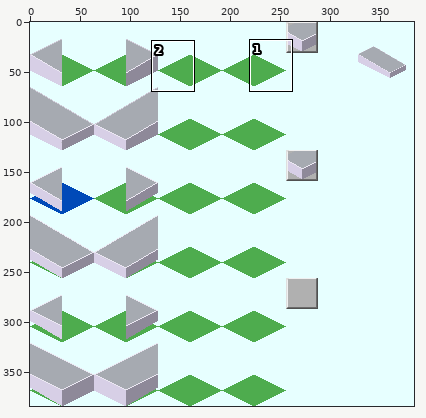
Two versions of one sprite sheet, Cublic/Join_Stair/Join_Stair_1-2-1.png. The first picture is a wide view before the edit; the outline marks the close-up.
Close-up. The starting point:
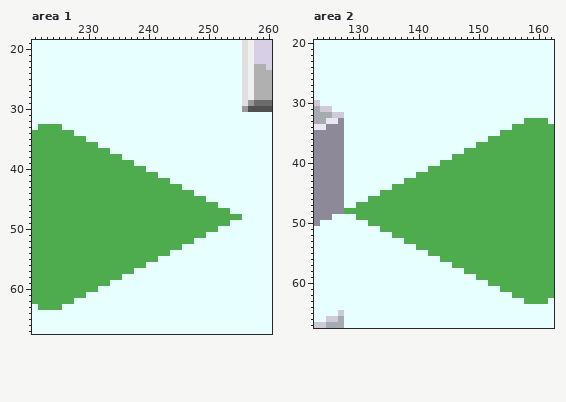
The file is 384x384 pixels. Shown: area 1: x 221..260, y 19..67; area 2: x 123..162, y 20..67. The commit also changed other parts of the picture, which this record leaves out.
Once edited:
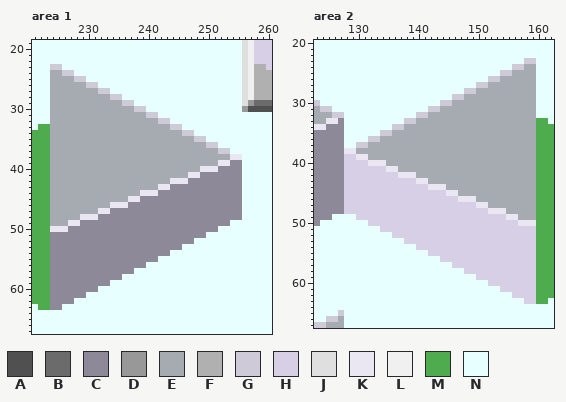
Palette (. is transparent): A #505050  B #6b6b6b  C #8e8999  D #989898  E #a6aab1  F #b0b0b0  G #cfcad7  H #d7cfe6  J #dfdfdf  K #ebe7f2  L #f0f0f0  M #4eac4e  N #e7ffff
From old to new:
Area 1:
y 23: x 224..225 NN -> GG
y 24: x 224..227 NNNN -> EEGG
y 25: x 224..229 NNNNNN -> EEEEGG
y 26: x 224..231 NNNNNNNN -> EEEEEEGG
y 27: x 224..233 NNNNNNNNNN -> EEEEEEEEGG
y 28: x 224..235 NNNNNNNNNNNN -> EEEEEEEEEEGG
y 29: x 224..237 NNNNNNNNNNNNNN -> EEEEEEEEEEEEGG
y 30: x 224..239 NNNNNNNNNNNNNNNN -> EEEEEEEEEEEEEEGG
y 31: x 224..241 NNNNNNNNNNNNNNNNNN -> EEEEEEEEEEEEEEEEGG
y 32: x 224..243 NNNNNNNNNNNNNNNNNNNN -> EEEEEEEEEEEEEEEEEEGG
y 33: x 224..245 MMNNNNNNNNNNNNNNNNNNNN -> EEEEEEEEEEEEEEEEEEEEGG
y 34: x 224..247 MMMMNNNNNNNNNNNNNNNNNNNN -> EEEEEEEEEEEEEEEEEEEEEEGG
y 35: x 224..249 MMMMMMNNNNNNNNNNNNNNNNNNNN -> EEEEEEEEEEEEEEEEEEEEEEEEGG
y 36: x 224..251 MMMMMMMMNNNNNNNNNNNNNNNNNNNN -> EEEEEEEEEEEEEEEEEEEEEEEEEEGG
y 37: x 224..253 MMMMMMMMMMNNNNNNNNNNNNNNNNNNNN -> EEEEEEEEEEEEEEEEEEEEEEEEEEEEGG
y 38: x 224..255 MMMMMMMMMMMMNNNNNNNNNNNNNNNNNNNN -> EEEEEEEEEEEEEEEEEEEEEEEEEEEEEEKK
y 39: x 224..255 MMMMMMMMMMMMMMNNNNNNNNNNNNNNNNNN -> EEEEEEEEEEEEEEEEEEEEEEEEEEEEKKCC
y 40: x 224..255 MMMMMMMMMMMMMMMMNNNNNNNNNNNNNNNN -> EEEEEEEEEEEEEEEEEEEEEEEEEKKKCCCC
y 41: x 224..255 MMMMMMMMMMMMMMMMMMNNNNNNNNNNNNNN -> EEEEEEEEEEEEEEEEEEEEEEEKKCCCCCCC
y 42: x 224..255 MMMMMMMMMMMMMMMMMMMMNNNNNNNNNNNN -> EEEEEEEEEEEEEEEEEEEEKKKCCCCCCCCC
y 43: x 224..255 MMMMMMMMMMMMMMMMMMMMMMNNNNNNNNNN -> EEEEEEEEEEEEEEEEEEKKCCCCCCCCCCCC
y 44: x 224..255 MMMMMMMMMMMMMMMMMMMMMMMMNNNNNNNN -> EEEEEEEEEEEEEEEKKKCCCCCCCCCCCCCC
y 45: x 224..255 MMMMMMMMMMMMMMMMMMMMMMMMMMNNNNNN -> EEEEEEEEEEEEEKKCCCCCCCCCCCCCCCCC
y 46: x 224..255 MMMMMMMMMMMMMMMMMMMMMMMMMMMMNNNN -> EEEEEEEEEEKKKCCCCCCCCCCCCCCCCCCC
y 47: x 224..255 MMMMMMMMMMMMMMMMMMMMMMMMMMMMMMNN -> EEEEEEEEKKCCCCCCCCCCCCCCCCCCCCCC
y 48: x 224..255 MMMMMMMMMMMMMMMMMMMMMMMMMMMMMMMM -> EEEEEKKKCCCCCCCCCCCCCCCCCCCCCCCC
y 49: x 224..253 MMMMMMMMMMMMMMMMMMMMMMMMMMMMMM -> EEEKKCCCCCCCCCCCCCCCCCCCCCCCCC
y 50: x 224..251 MMMMMMMMMMMMMMMMMMMMMMMMMMMM -> KKKCCCCCCCCCCCCCCCCCCCCCCCCC
y 51: x 224..249 MMMMMMMMMMMMMMMMMMMMMMMMMM -> CCCCCCCCCCCCCCCCCCCCCCCCCC
y 52: x 224..247 MMMMMMMMMMMMMMMMMMMMMMMM -> CCCCCCCCCCCCCCCCCCCCCCCC
y 53: x 224..245 MMMMMMMMMMMMMMMMMMMMMM -> CCCCCCCCCCCCCCCCCCCCCC
y 54: x 224..243 MMMMMMMMMMMMMMMMMMMM -> CCCCCCCCCCCCCCCCCCCC
y 55: x 224..241 MMMMMMMMMMMMMMMMMM -> CCCCCCCCCCCCCCCCCC
y 56: x 224..239 MMMMMMMMMMMMMMMM -> CCCCCCCCCCCCCCCC
y 57: x 224..237 MMMMMMMMMMMMMM -> CCCCCCCCCCCCCC
y 58: x 224..235 MMMMMMMMMMMM -> CCCCCCCCCCCC
y 59: x 224..233 MMMMMMMMMM -> CCCCCCCCCC
y 60: x 224..231 MMMMMMMM -> CCCCCCCC
y 61: x 224..229 MMMMMM -> CCCCCC
y 62: x 224..227 MMMM -> CCCC
y 63: x 224..225 MM -> CC
Area 2:
y 23: x 158..159 NN -> GG
y 24: x 156..159 NNNN -> GGEE
y 25: x 154..159 NNNNNN -> GGEEEE
y 26: x 152..159 NNNNNNNN -> GGEEEEEE
y 27: x 150..159 NNNNNNNNNN -> GGEEEEEEEE
y 28: x 148..159 NNNNNNNNNNNN -> GGEEEEEEEEEE
y 29: x 146..159 NNNNNNNNNNNNNN -> GGEEEEEEEEEEEE
y 30: x 144..159 NNNNNNNNNNNNNNNN -> GGEEEEEEEEEEEEEE
y 31: x 142..159 NNNNNNNNNNNNNNNNNN -> GGEEEEEEEEEEEEEEEE
y 32: x 140..159 NNNNNNNNNNNNNNNNNNNN -> GGEEEEEEEEEEEEEEEEEE
y 33: x 138..159 NNNNNNNNNNNNNNNNNNNNMM -> GGEEEEEEEEEEEEEEEEEEEE
y 34: x 136..159 NNNNNNNNNNNNNNNNNNNNMMMM -> GGEEEEEEEEEEEEEEEEEEEEEE
y 35: x 134..159 NNNNNNNNNNNNNNNNNNNNMMMMMM -> GGEEEEEEEEEEEEEEEEEEEEEEEE
y 36: x 132..159 NNNNNNNNNNNNNNNNNNNNMMMMMMMM -> GGEEEEEEEEEEEEEEEEEEEEEEEEEE
y 37: x 130..159 NNNNNNNNNNNNNNNNNNNNMMMMMMMMMM -> GGEEEEEEEEEEEEEEEEEEEEEEEEEEEE
y 38: x 128..159 NNNNNNNNNNNNNNNNNNNNMMMMMMMMMMMM -> KKEEEEEEEEEEEEEEEEEEEEEEEEEEEEEE
y 39: x 128..159 NNNNNNNNNNNNNNNNNNMMMMMMMMMMMMMM -> HHKKEEEEEEEEEEEEEEEEEEEEEEEEEEEE
y 40: x 128..159 NNNNNNNNNNNNNNNNMMMMMMMMMMMMMMMM -> HHHHKKKEEEEEEEEEEEEEEEEEEEEEEEEE
y 41: x 128..159 NNNNNNNNNNNNNNMMMMMMMMMMMMMMMMMM -> HHHHHHHKKEEEEEEEEEEEEEEEEEEEEEEE
y 42: x 128..159 NNNNNNNNNNNNMMMMMMMMMMMMMMMMMMMM -> HHHHHHHHHKKKEEEEEEEEEEEEEEEEEEEE
y 43: x 128..159 NNNNNNNNNNMMMMMMMMMMMMMMMMMMMMMM -> HHHHHHHHHHHHKKEEEEEEEEEEEEEEEEEE
y 44: x 128..159 NNNNNNNNMMMMMMMMMMMMMMMMMMMMMMMM -> HHHHHHHHHHHHHHKKKEEEEEEEEEEEEEEE
y 45: x 128..159 NNNNNNMMMMMMMMMMMMMMMMMMMMMMMMMM -> HHHHHHHHHHHHHHHHHKKEEEEEEEEEEEEE
y 46: x 128..159 NNNNMMMMMMMMMMMMMMMMMMMMMMMMMMMM -> HHHHHHHHHHHHHHHHHHHKKKEEEEEEEEEE
y 47: x 128..159 NNMMMMMMMMMMMMMMMMMMMMMMMMMMMMMM -> HHHHHHHHHHHHHHHHHHHHHHKKEEEEEEEE
y 48: x 128..159 MMMMMMMMMMMMMMMMMMMMMMMMMMMMMMMM -> HHHHHHHHHHHHHHHHHHHHHHHHKKKEEEEE
y 49: x 130..159 MMMMMMMMMMMMMMMMMMMMMMMMMMMMMM -> HHHHHHHHHHHHHHHHHHHHHHHHHKKEEE
y 50: x 132..159 MMMMMMMMMMMMMMMMMMMMMMMMMMMM -> HHHHHHHHHHHHHHHHHHHHHHHHHKKK
y 51: x 134..159 MMMMMMMMMMMMMMMMMMMMMMMMMM -> HHHHHHHHHHHHHHHHHHHHHHHHHH
y 52: x 136..159 MMMMMMMMMMMMMMMMMMMMMMMM -> HHHHHHHHHHHHHHHHHHHHHHHH
y 53: x 138..159 MMMMMMMMMMMMMMMMMMMMMM -> HHHHHHHHHHHHHHHHHHHHHH
y 54: x 140..159 MMMMMMMMMMMMMMMMMMMM -> HHHHHHHHHHHHHHHHHHHH
y 55: x 142..159 MMMMMMMMMMMMMMMMMM -> HHHHHHHHHHHHHHHHHH
y 56: x 144..159 MMMMMMMMMMMMMMMM -> HHHHHHHHHHHHHHHH
y 57: x 146..159 MMMMMMMMMMMMMM -> HHHHHHHHHHHHHH
y 58: x 148..159 MMMMMMMMMMMM -> HHHHHHHHHHHH
y 59: x 150..159 MMMMMMMMMM -> HHHHHHHHHH
y 60: x 152..159 MMMMMMMM -> HHHHHHHH
y 61: x 154..159 MMMMMM -> HHHHHH
y 62: x 156..159 MMMM -> HHHH
y 63: x 158..159 MM -> HH
Pixel boxes of the changes (left, top, right, bottom) in both close-ups:
changed: (50, 64, 242, 310)
changed: (344, 58, 536, 304)
